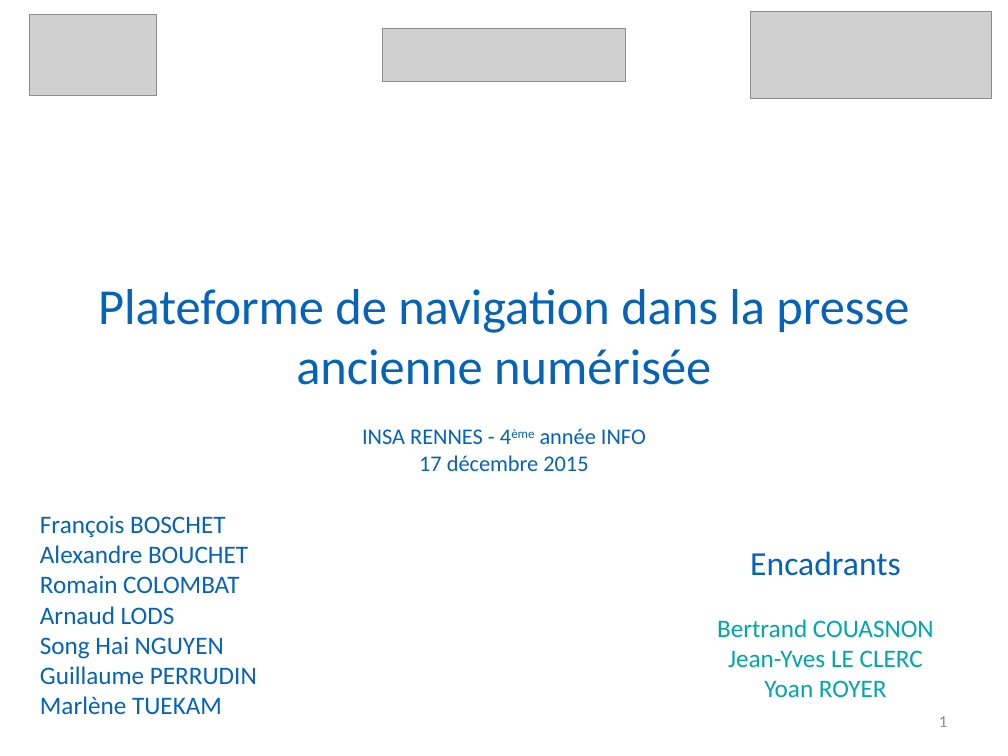
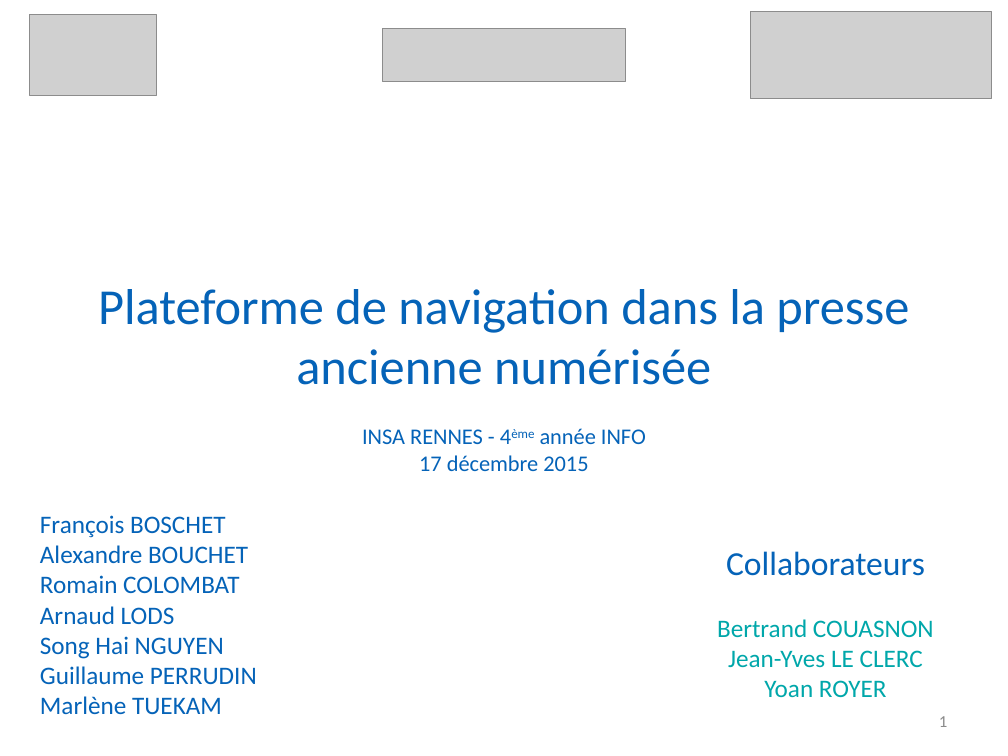
Before and after one commit to Romcol/Gutemberg-rapports, a slide deck: slide 1 of defense/1_project/powerpoint.pptx. Drawn at 1008x756 pixels with LibreOffice and Linux fonts; fonts in the diff are those of the drawing; grey boxes stand for pictures; background and template pictures are left out. Boxes give left, top, right and bottom in pixels: in the first picture for what was removed or moved away, otherwise in the second. Text is boxed around its words. In the diff, an @@ line names an element or a change of style, - is before the commit and + after.

Commit message:
encadrants -> collaborateurs

```diff
--- a/defense/1_project/powerpoint.pptx
+++ b/defense/1_project/powerpoint.pptx
@@ text at <box>726,551,925,576</box>: text changed @@
-Encadrants
+Collaborateurs
```
